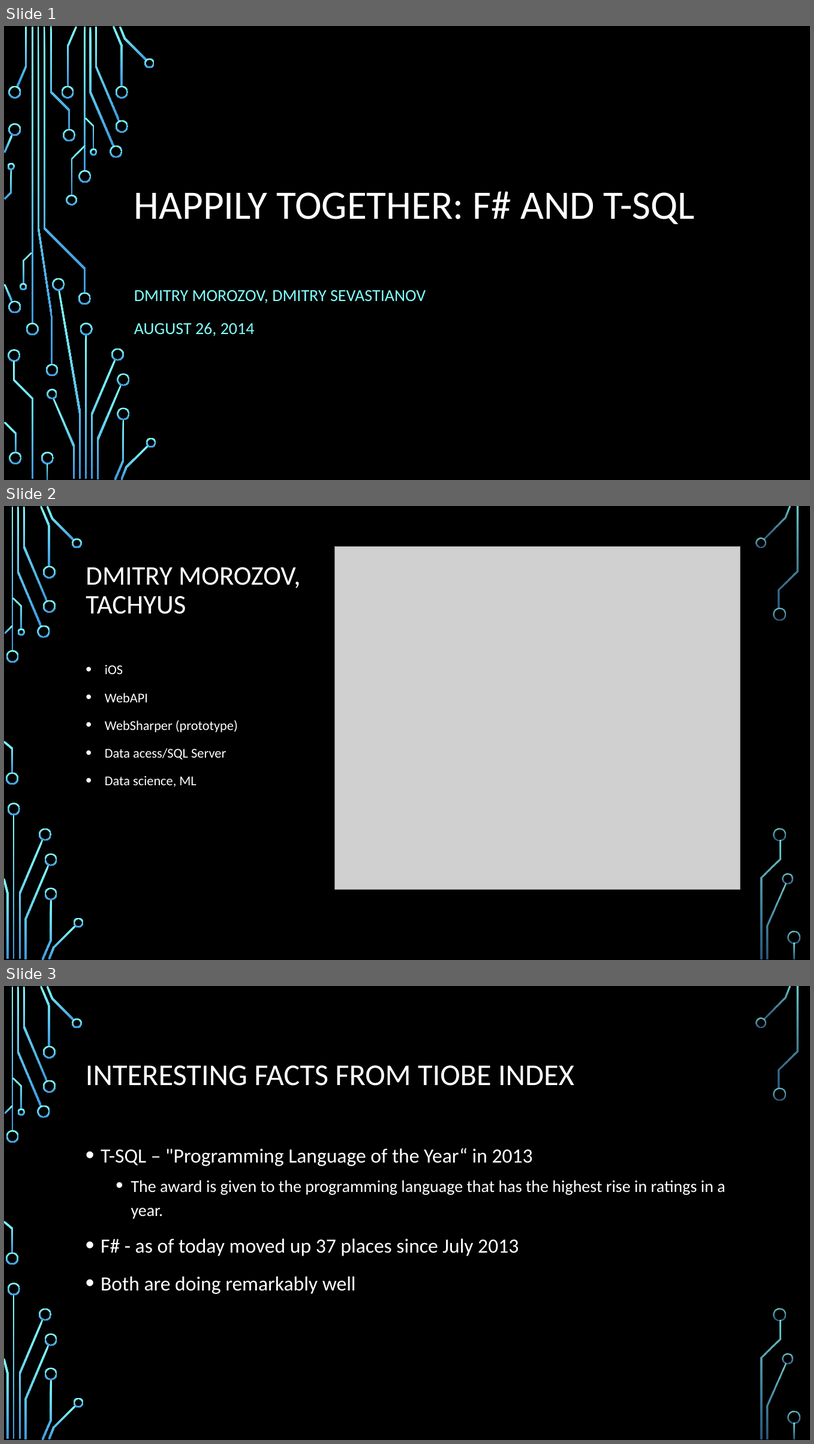
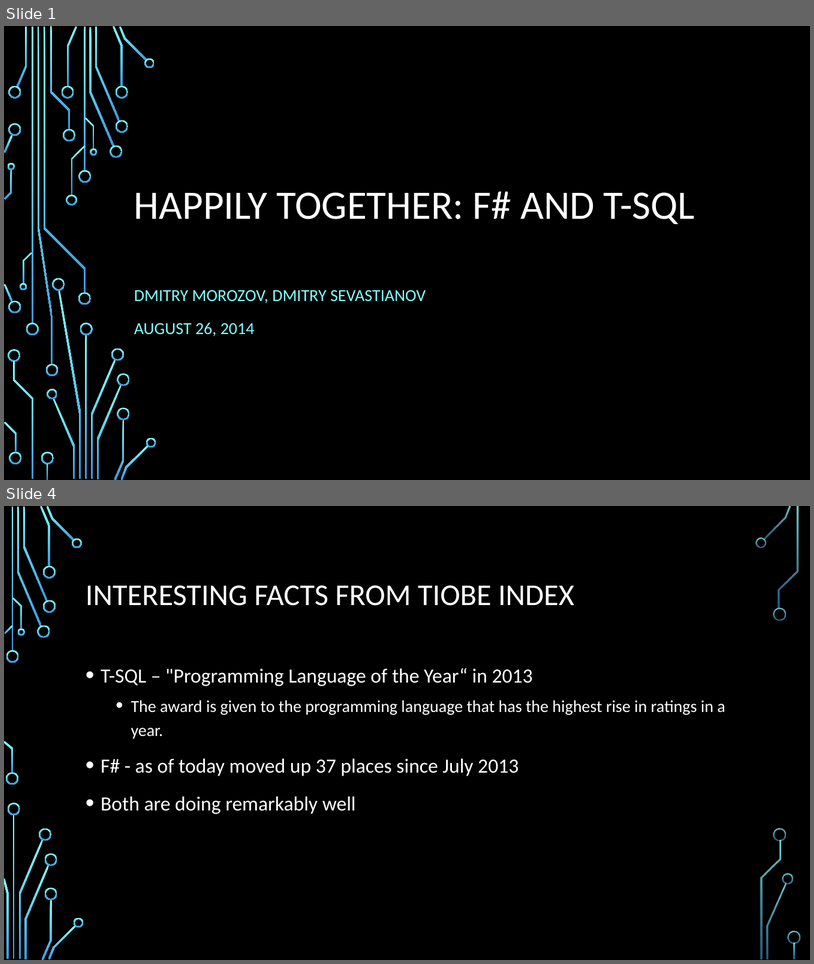
Before and after one commit to dmitry-a-morozov/Presentations, a slide deck: NYC FSharp UG. 2014-08-26/NYC F# UG. 2014-08-26.pptx. Shown one above the other, each under a label of ours: slides 1, 2 and 3 before the commit, slides 1 and 4 after it; the slides between them are not shown. The pictures are 814x1444 and 814x964 pixels, drawn with LibreOffice and Linux fonts; fonts in the diff are those of the drawing; grey boxes stand for pictures; background and template pictures are left out. Boxes give left, top, right and bottom in pixels: in the first picture for what was removed or moved away, otherwise in the second. Text is boxed around its words. In the diff, an @@ line names an element or a change of style, - is before the commit and + after.

```diff
--- a/NYC FSharp UG. 2014-08-26/NYC F# UG. 2014-08-26.pptx
+++ b/NYC FSharp UG. 2014-08-26/NYC F# UG. 2014-08-26.pptx
@@ slide 2 removed at (4,506,810,960), background picture (left out); not listed: 36 template elements that a slide beside it also shows @@
@@ picture removed at (335,547,741,889) @@
@@ title removed at (86,567,300,614) @@
-DMITRY MOROZOV,
-TACHYUS
@@ text removed at (105,664,238,787) @@
-• iOS
-• WebAPI
-• WebSharper (prototype)
-• Data acess/SQL Server
-• Data science, ML
@@ what was slide 3 is now slide 4 @@
```
Also in this commit, not shown: 2 slides added, 8 other files.
